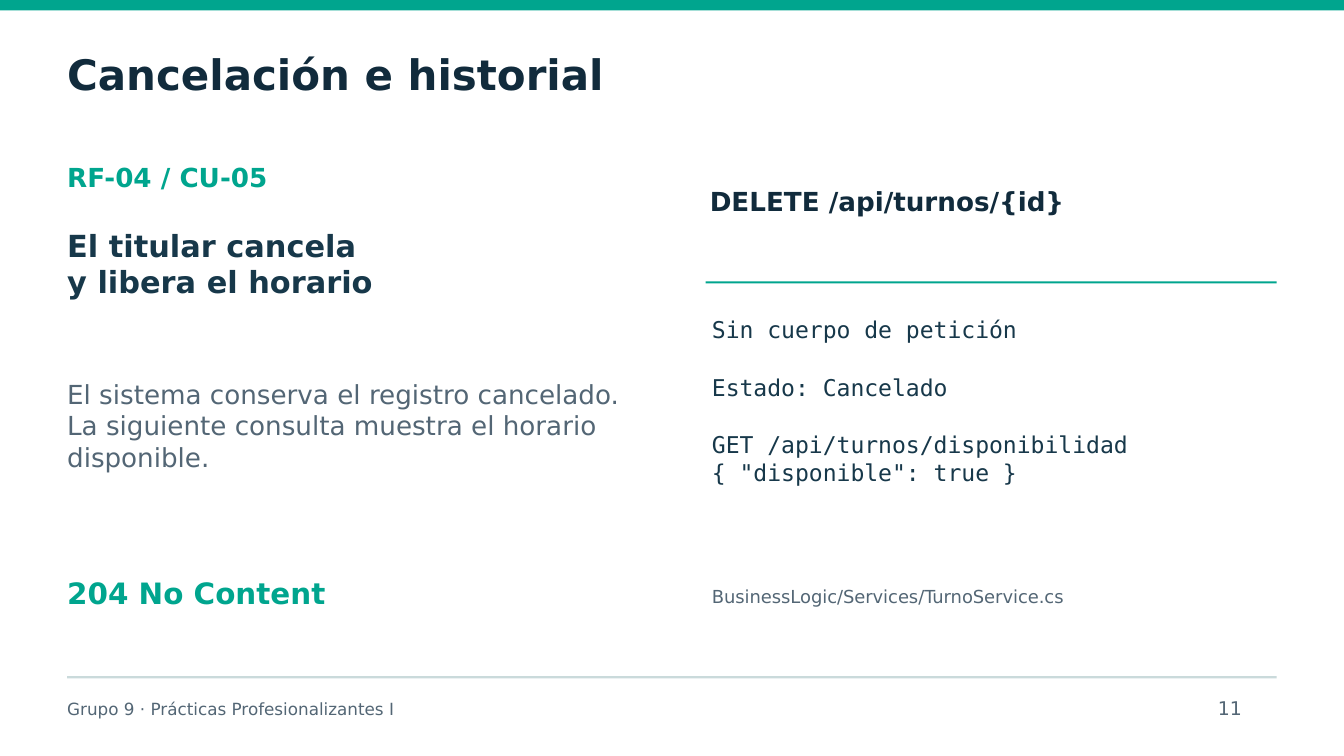
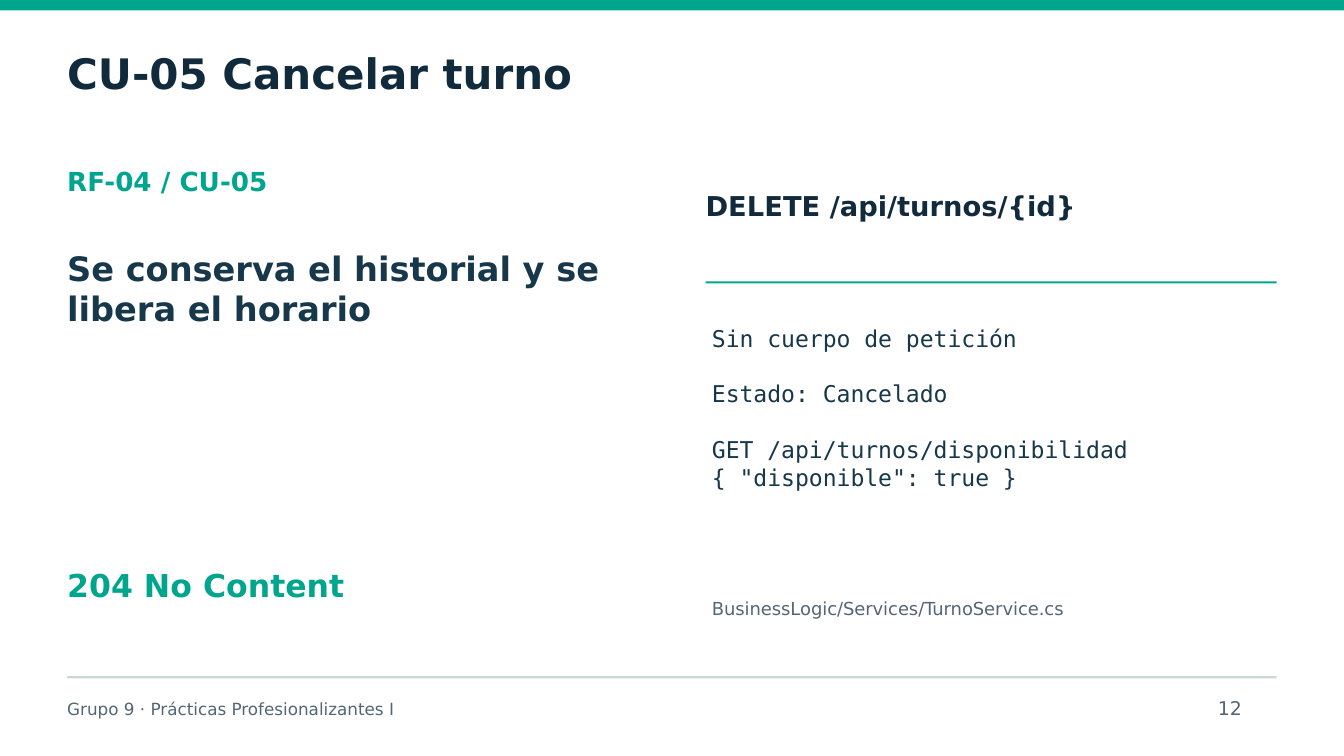
Before and after one commit to PracticasProfesionalizantes-I-2026/Grupo-9-TurnosLavadero, a slide deck: slide 12 of Documentos/Presentacion/TurnosLavadero-Grupo9.pptx (slide 11 before the commit). Drawn at 1344x756 pixels with LibreOffice and Linux fonts; fonts in the diff are those of the drawing. Boxes give left, top, right and bottom in pixels: in the first picture for what was removed or moved away, otherwise in the second. Text is boxed around its words. In the diff, an @@ line names an element or a change of style, - is before the commit and + after.

```diff
--- a/Documentos/Presentacion/TurnosLavadero-Grupo9.pptx
+++ b/Documentos/Presentacion/TurnosLavadero-Grupo9.pptx
@@ text at bbox=[67, 57, 572, 90]: text changed @@
-Cancelación e historial
+CU-05 Cancelar turno
@@ text "RF-04 / CU-05": place and size @@
-text "RF-04 / CU-05" at bbox=[67, 167, 268, 188]
+text "RF-04 / CU-05" at bbox=[67, 171, 268, 192]
@@ text "DELETE /api/turnos/{id}" at bbox=[706, 195, 1076, 222]: size 18.8 to 19.5 pt @@
@@ text at bbox=[67, 255, 599, 322]: text changed; size 21.8 to 24 pt @@
-El titular cancela
-y libera el horario
+Se conserva el historial y se libera el horario
@@ text "Sin cuerpo de petición" rewrapped from bbox=[712, 319, 1127, 486] to bbox=[712, 328, 1127, 491] @@
@@ text removed at bbox=[67, 384, 619, 472] @@
-El sistema conserva el registro cancelado. La siguiente consulta muestra el horario disponible.
@@ text "204 No Content": place and size @@
-text "204 No Content" at bbox=[67, 582, 326, 605]
+text "204 No Content" at bbox=[67, 573, 344, 598]
@@ text "204 No Content" at bbox=[67, 573, 344, 598]: size 21 to 22.5 pt @@
@@ text "BusinessLogic/Services/TurnoService.cs": place and size @@
-text "BusinessLogic/Services/TurnoService.cs" at bbox=[712, 589, 1064, 607]
+text "BusinessLogic/Services/TurnoService.cs" at bbox=[712, 601, 1064, 619]
@@ text at bbox=[1218, 701, 1242, 715]: text changed @@
-11
+12
```
Also in this commit, not shown: 7 other slides changed, 9 slides added, 6 slides removed, 44 other files.
